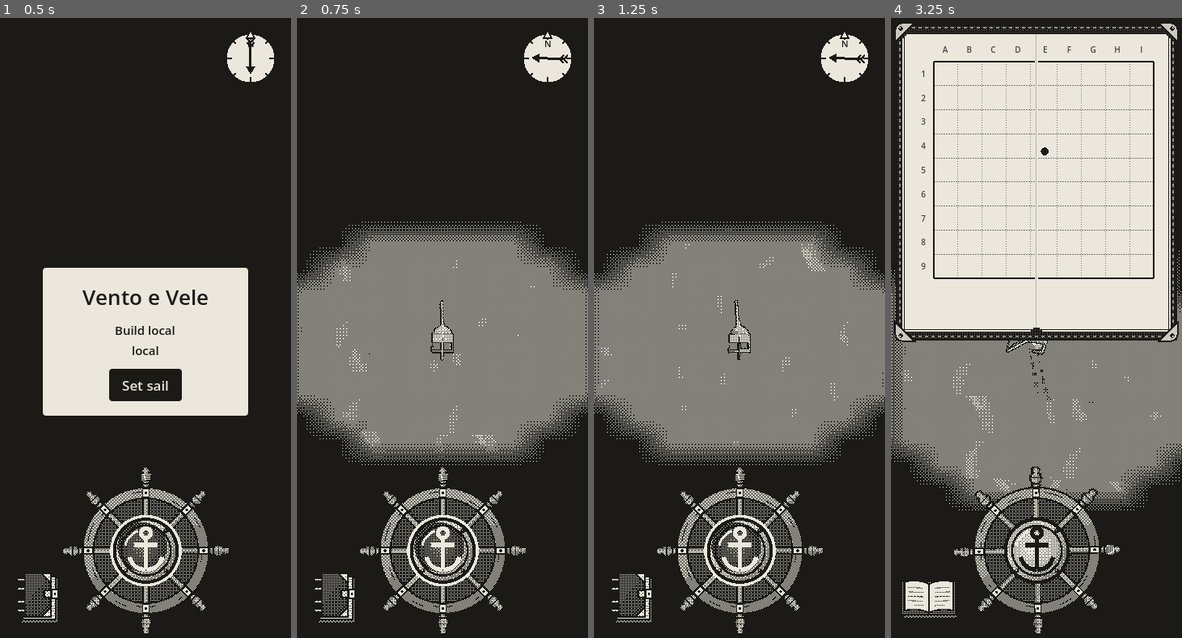
Above: before the commit, frames 1-4 (left to right).
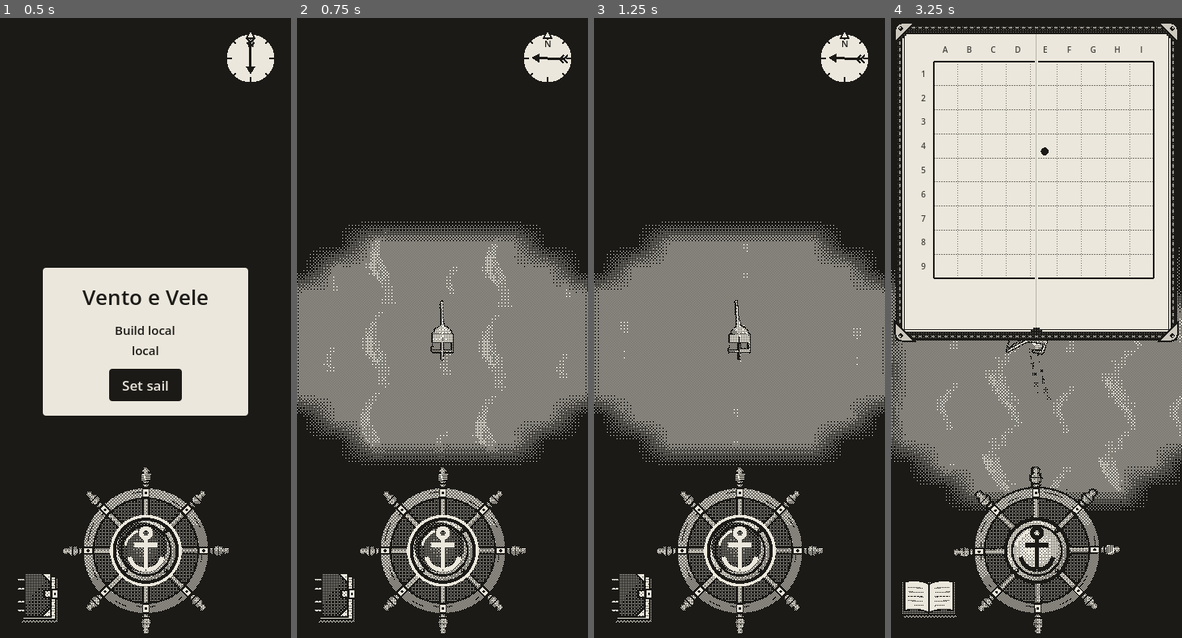
Above: after the commit, the same moments.

Repository: EnricoLabarile/Sail
Game: Godot game, scene res://Assets/Scenes/Overworld.tscn
Same seed, same stepped clock (60 frames per second), same inputs: the game is played once before the commit and once after it.
Inputs (mouse positions are in pixels of both pictures, inside the frame that each line leads up to):
- Up to frame 1 (0.5 s): no input
- Up to frame 2 (0.75 s): click "Set sail" at 0.5 s
- Up to frame 3 (1.25 s): no input
- Up to frame 4 (3.25 s): tap Enter (ui_accept) at 1.25 s; drag from (1036, 545) to (1065, 197) at 1.27 s; drag from (928, 600) to (1021, 470) at 2.02 s; move the mouse to (1065, 197) at 2.77 s; hold Right (ui_right) from 2.78 s (still down)

Frame 1 is identical in both runs. In frame 2, 0.4% of the frame differs, in the area x 1-100%, y 34-68%; in frame 3, 0.1%; in frame 4, 0.4%, in the area x 0-100%, y 37-76%.

Commit message:
Revert the per-tile flipbook offset (Enrico)
Co-Authored-By: Claude Opus 5.5 <noreply@anthropic.com>
Claude-Session: https://claude.ai/code/session_0154zeqDuhZHz7ZXLE21BuMs

Diff:
--- a/Assets/Landscape/world/sea.gdshader
+++ b/Assets/Landscape/world/sea.gdshader
@@ -21,8 +21,6 @@
 uniform int frames_x = 1;
 uniform int frames_y = 1;
 uniform float fps = 6.0;
-// How out of step the tiles are: 1 = each tile starts its flipbook at its own random frame, 0 = all in step.
-uniform float frame_offset : hint_range(0.0, 1.0) = 1.0;
 uniform vec2 scroll = vec2(0.0, 0.0);   // metres a second the texture slides (0, 0 = it stays put)
 // The turn that follows the wind (set every frame by sea.gd; 0 in the editor): the angle, and a shift that
 // keeps the water under the boat still while it turns.
@@ -40,12 +38,6 @@
 	return vec2(p.x * c - p.y * s, p.x * s + p.y * c);
 }
 
-// A random number 0..1 for a tile, always the same for the same tile (like a per-instance Random in Unreal).
-// tile_id is which tile: two whole numbers. The sin/fract mix just scrambles them into a "random" value.
-float tile_random(vec2 tile_id) {
-	return fract(sin(dot(tile_id, vec2(12.9898, 78.233))) * 43758.5453);
-}
-
 void vertex() {
 	world_pos = (MODEL_MATRIX * vec4(VERTEX, 1.0)).xyz;
 }
@@ -56,15 +48,10 @@
 	vec2 turned = rotate(world_pos.xz, -wind_angle) + wind_offset;
 	// 1. Which point of the tile this is: that position (in metres, plus the scroll), divided by the tile's
 	//    size; fract() keeps only the part after the point, 0..1 in the tile.
-	vec2 in_tiles = (turned + scroll * TIME) / tile_size;
-	vec2 in_tile = fract(in_tiles);
-	// ...and which tile it is: floor() keeps the whole part (tile 0, 1, 2… across and down).
-	vec2 tile_id = floor(in_tiles);
+	vec2 in_tile = fract((turned + scroll * TIME) / tile_size);
 	// 2. Which frame now: the time × frames a second, counted round (% = what's left after dividing).
-	//    Each tile is pushed on by its own number of frames (offset), so they don't all change together.
 	int frame_count = frames_x * frames_y;
-	int offset = int(tile_random(tile_id) * float(frame_count) * frame_offset);
-	int frame = (int(TIME * fps) + offset) % frame_count;
+	int frame = int(TIME * fps) % frame_count;
 	// 3. Where that frame sits in the image: its column and row.
 	vec2 frame_cell = vec2(float(frame % frames_x), float(frame / frames_x));
 	// 4. The point of the image: inside that frame's cell (each cell is 1/frames_x wide, 1/frames_y tall).
Not shown, changed: CLAUDE.md
